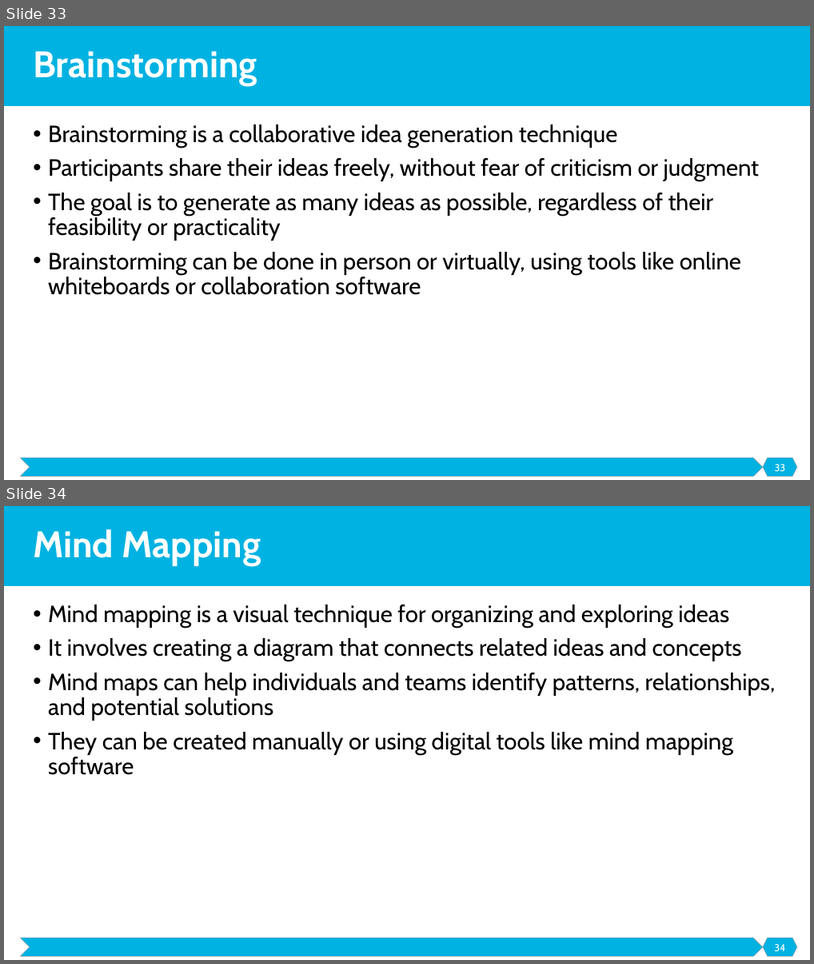
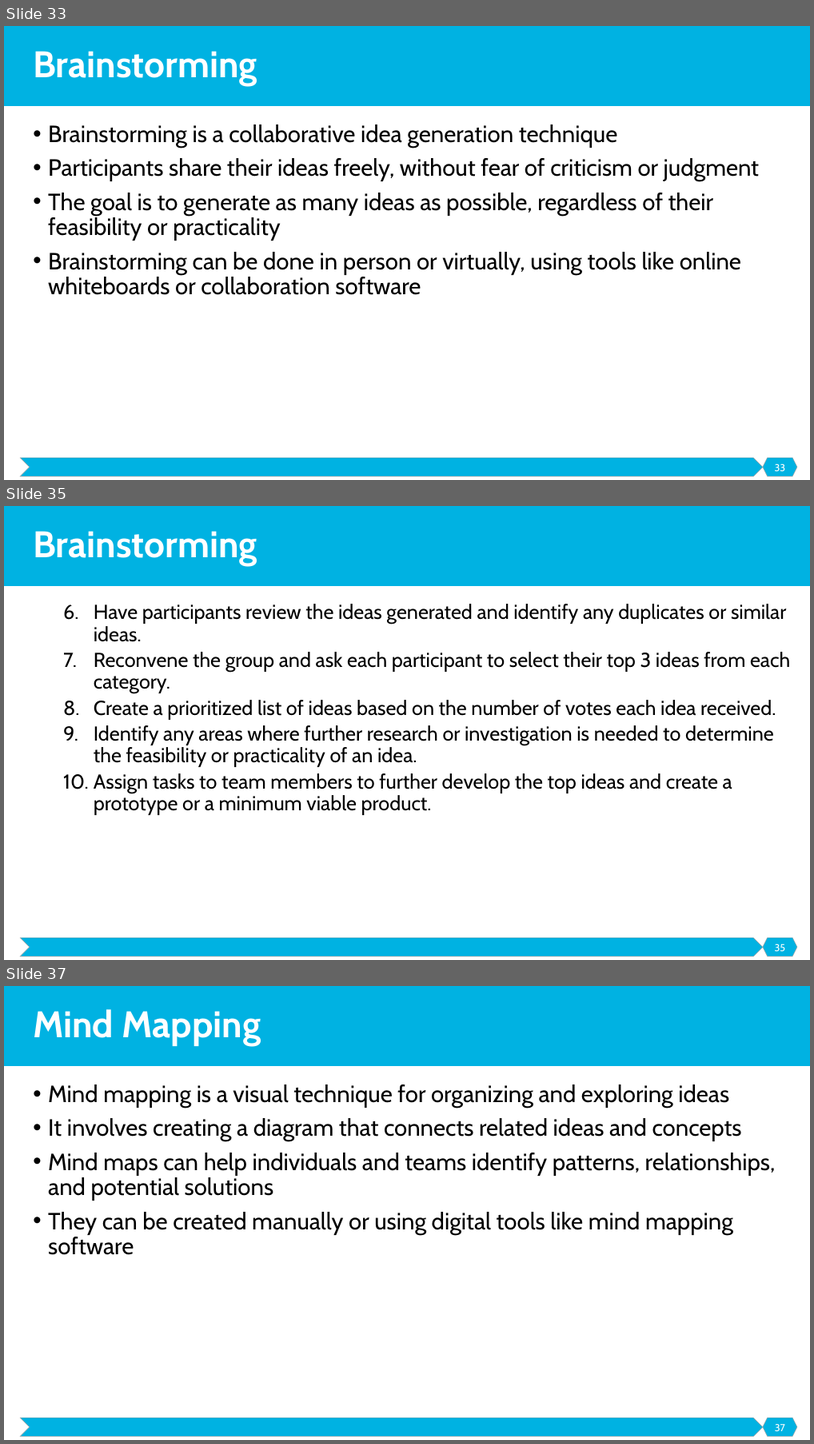
Before and after one commit to malenezi/malenezi, a slide deck: SE495/Lectures/3-Ideation and Design/Ideation and Design.pptx. Shown one above the other, each under a label of ours: slides 33 and 34 before the commit, slides 33, 35 and 37 after it; the slides between them are not shown. The pictures are 814x964 and 814x1444 pixels, drawn with LibreOffice and Linux fonts; fonts in the diff are those of the drawing. Boxes give left, top, right and bottom in pixels: in the first picture for what was removed or moved away, otherwise in the second. Text is boxed around its words. In the diff, an @@ line names an element or a change of style, - is before the commit and + after.

```diff
--- a/SE495/Lectures/3-Ideation and Design/Ideation and Design.pptx
+++ b/SE495/Lectures/3-Ideation and Design/Ideation and Design.pptx
@@ slide 35 added at bbox=[4, 506, 810, 960], background #FFFFFF; not listed: 3 template elements that a slide beside it also shows @@
@@ title added at bbox=[33, 531, 258, 566], 44 pt, text #FFFFFF, bold @@
+Brainstorming
@@ text added at bbox=[94, 604, 790, 815], 24 pt, text #000000 @@
+  6. Have participants review the ideas generated and identify any duplicates or similar ideas.
+  7. Reconvene the group and ask each participant to select their top 3 ideas from each category.
+  8. Create a prioritized list of ideas based on the number of votes each idea received.
+  9. Identify any areas where further research or investigation is needed to determine the feasibility or practicality of an idea.
+  10. Assign tasks to team members to further develop the top ideas and create a prototype or a minimum viable product.
@@ page number added at bbox=[775, 944, 786, 951], 12 pt, text #FFFFFF @@
+35
@@ what was slide 34 is now slide 37 @@
@@ page number at bbox=[775, 1424, 786, 1431]: text changed @@
-34
+37
```
Also in this commit, not shown: 2 slides changed, 9 other slides added, 2 slides removed, 8 other files.
